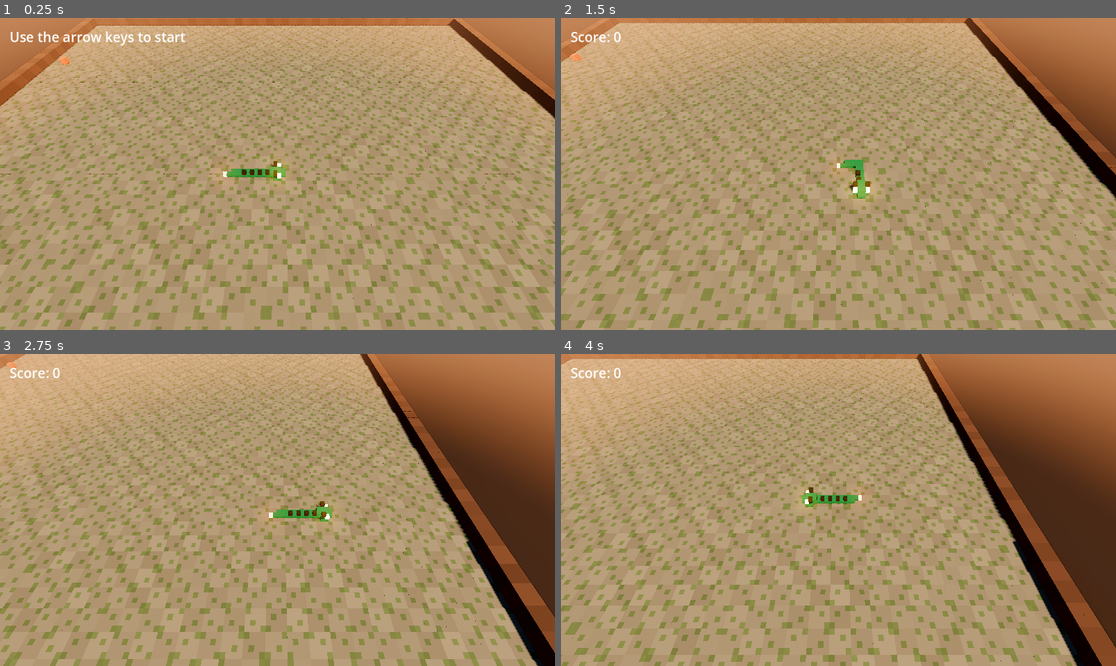
Above: before the commit, frames 1-4 (two rows, left to right).
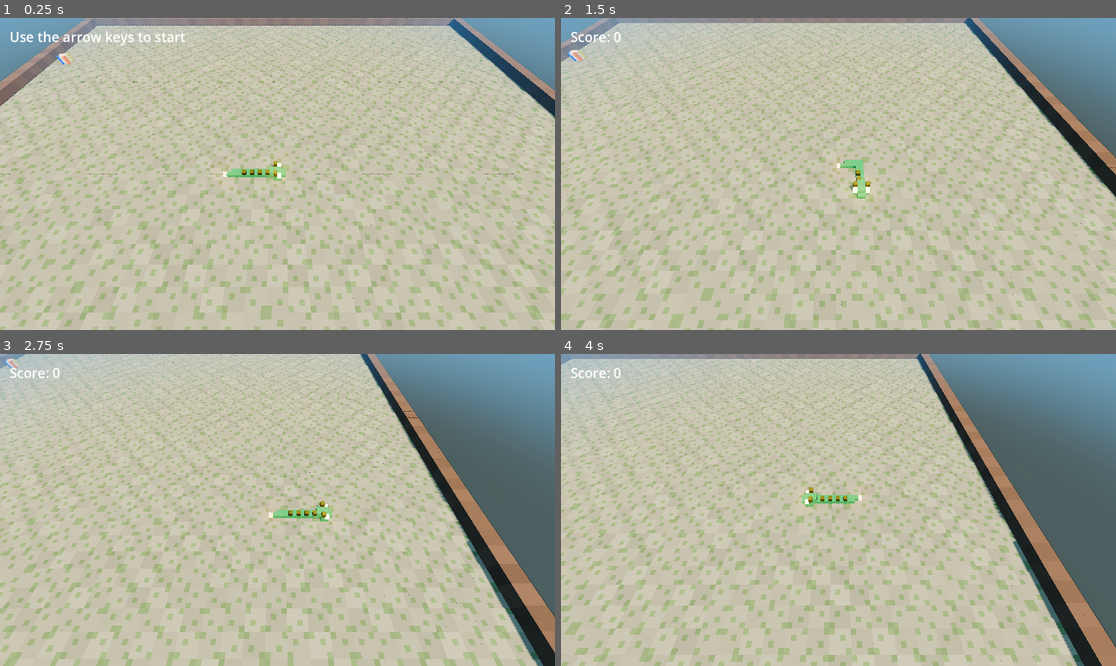
Above: after the commit, the same moments.

Repository: melanieramirez17/D4-CMPM121
Game: Godot game, scene res://main.tscn
The game is run twice, just before and just after one commit, with the same random seed, the same clock (stepped at 60 frames per second) and the same inputs.
Inputs:
- Up to frame 1 (0.25 s): no input
- Up to frame 2 (1.5 s): tap Enter at 0.5 s; hold Right (ui_right) 0.53-1.28 s; tap R at 0.6, 1.35 s; hold Down (ui_down) from 1.28 s (still down)
- Up to frame 3 (2.75 s): release Down (ui_down) at 2.03 s; hold Right (ui_right) from 2.03 s (still down); tap R at 2.1 s
- Up to frame 4 (4 s): release Right (ui_right) at 2.78 s; hold Up (ui_up) 2.78-3.53 s; tap R at 2.85, 3.6 s; hold Left (ui_left) from 3.53 s (still down)

The runs differ from the first frame. In frame 1, 100% of the frame differs, in the area x 0-100%, y 0-100%; in frame 2, 100%; in frame 3, 100%; in frame 4, 100%.

Commit message:
started step3, design.md is updated, food and background have been changed Co-authored-by: melanieramirez17 <melanieramirez17@users.noreply.github.com>

Diff:
--- a/app/stage.gd
+++ b/app/stage.gd
@@ -4,9 +4,9 @@
 class_name Stage
 extends Node3D
 
-const SKY_TOP := Color("1b2f4a")
-const HORIZON := Color("e0936a")  # dusk; the fog uses it too, so the floor melts into the sky
-const EARTH := Color("3a2f2a")  # warm dark ground beyond the board
+const SKY_TOP := Color("63b6ff")
+const HORIZON := Color("63b6ff")  # dusk; the fog uses it too, so the floor melts into the sky
+const EARTH := Color("2a353a")  # warm dark ground beyond the board
 
 var rng := RandomNumberGenerator.new()  # seeded, so the stage looks the same every load
 
Binary file changed: art/dragon_kit.glb
Not shown, changed: DESIGN.md
